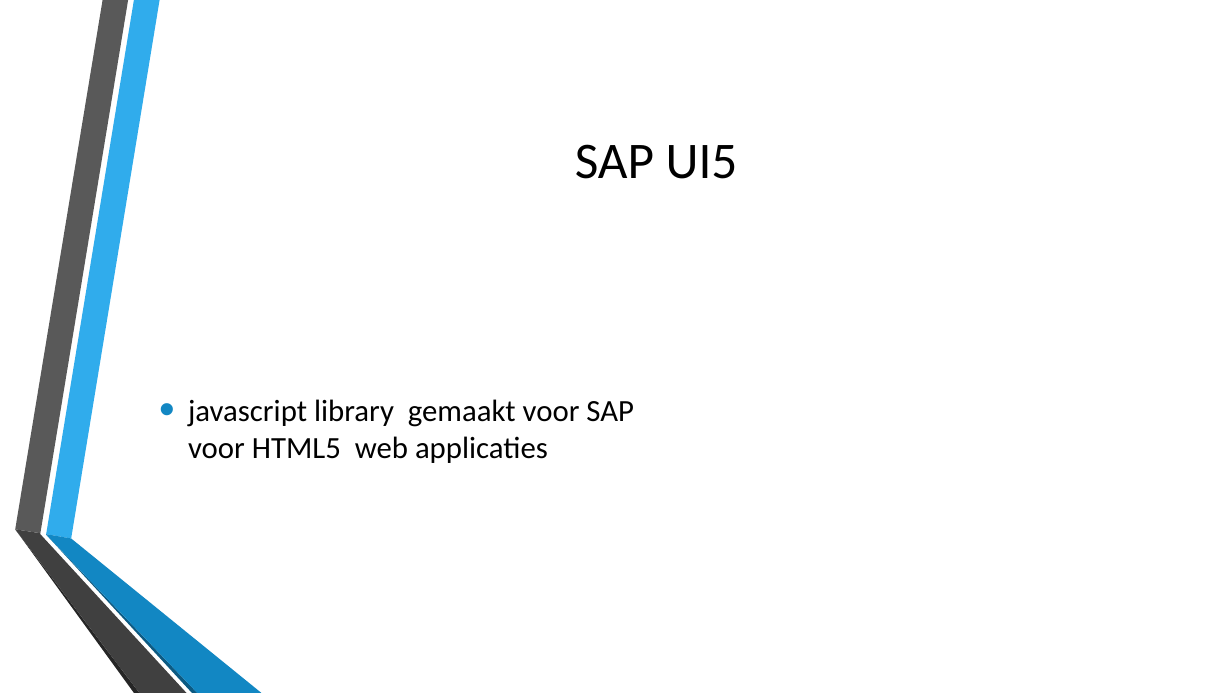
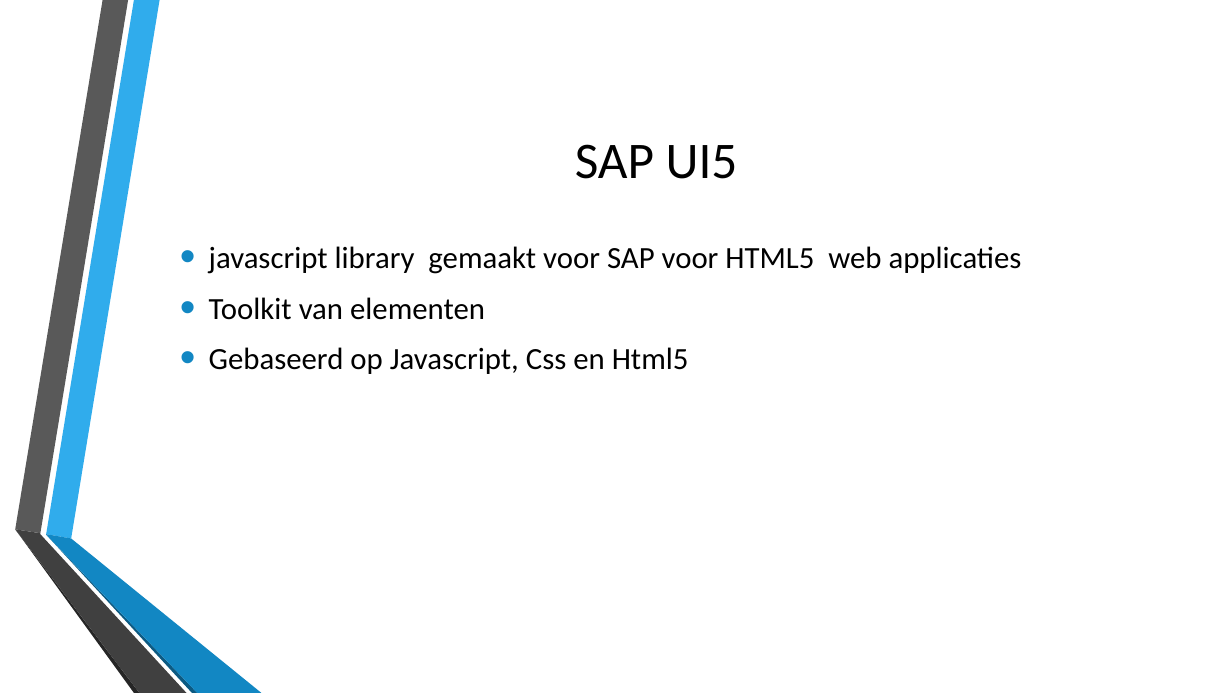
Before and after one commit to stinooww/webresearch, a slide deck: slide 6 of nieuwe technologie/slidedeck/sapui5.pptx. Drawn at 1232x693 pixels with LibreOffice and Linux fonts; fonts in the diff are those of the drawing; background and template pictures are left out. Boxes give left, top, right and bottom in pixels: in the first picture for what was removed or moved away, otherwise in the second. Text is boxed around its words. In the diff, an @@ line names an element or a change of style, - is before the commit and + after.

```diff
--- a/nieuwe technologie/slidedeck/sapui5.pptx
+++ b/nieuwe technologie/slidedeck/sapui5.pptx
@@ text "javascript library gemaakt voor SAP ...": place and size @@
-text "javascript library gemaakt voor SAP ..." at [188,399,634,463]
+text "javascript library gemaakt voor SAP ..." at [209,246,1022,374]
@@ text at [209,297,689,374]: paragraphs added @@
+• Toolkit van elementen
+• Gebaseerd op Javascript, Css en Html5
```
Also in this commit, not shown: 6 other slides changed, 6 slides added, 1 slide removed.
